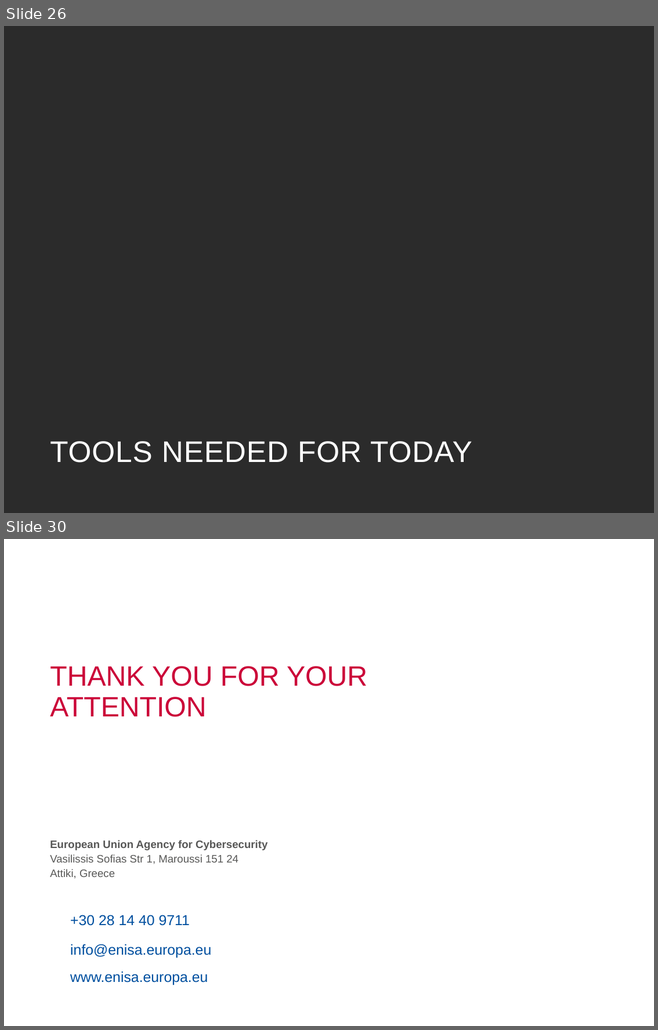
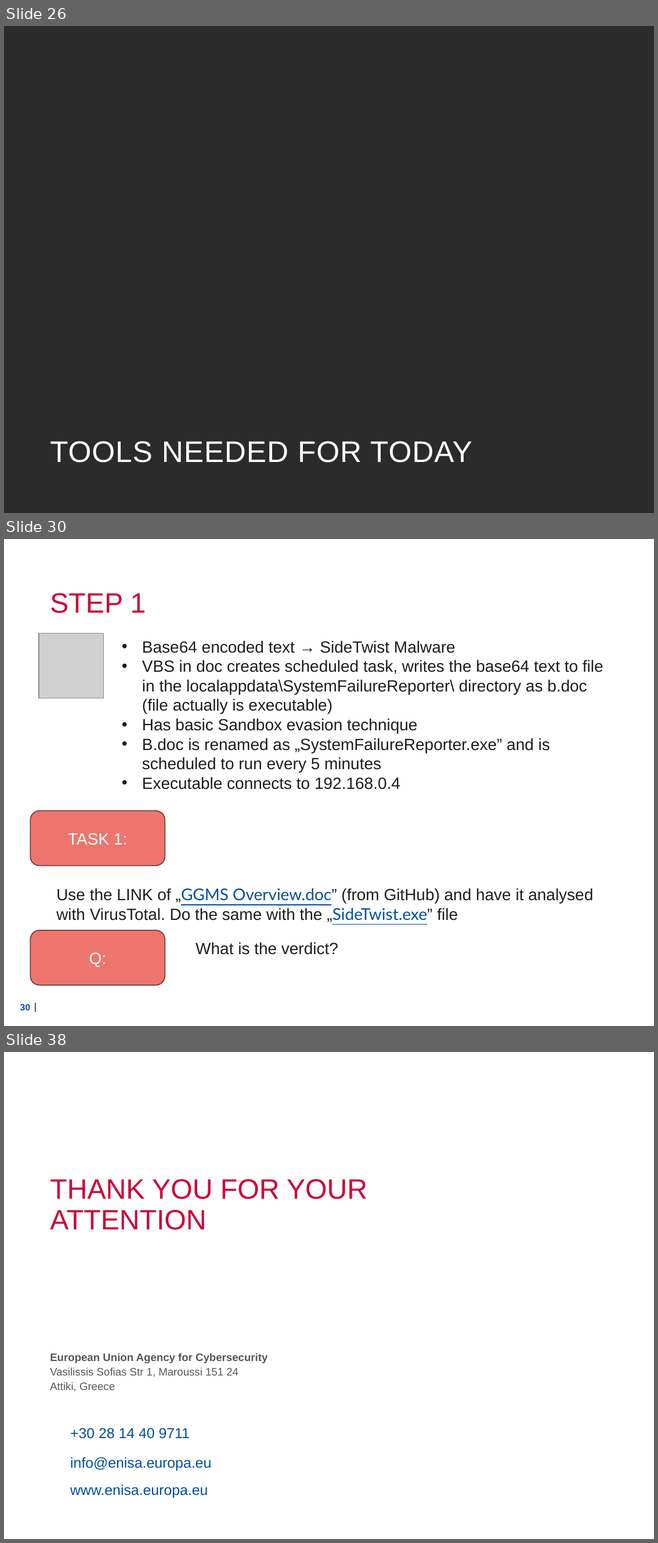
Before and after one commit to Lensver65/ESDC-BP, a slide deck: Cyber exercise.pptx. Shown one above the other, each under a label of ours: slides 26 and 30 before the commit, slides 26, 30 and 38 after it; the slides between them are not shown. The pictures are 658x1030 and 658x1543 pixels, drawn with LibreOffice and Linux fonts; fonts in the diff are those of the drawing; grey boxes stand for pictures; background and template pictures are left out; a plain dark background stands for a picture behind light text. Boxes give left, top, right and bottom in pixels: in the first picture for what was removed or moved away, otherwise in the second. Text is boxed around its words. In the diff, an @@ line names an element or a change of style, - is before the commit and + after.

```diff
--- a/Cyber exercise.pptx
+++ b/Cyber exercise.pptx
@@ slide 30 added at (x1=4, y1=539, x2=654, y2=1026), background picture (left out) @@
@@ title added at (x1=50, y1=593, x2=146, y2=613), 31 pt, text #CB0538 @@
+STEP 1
@@ picture added at (x1=39, y1=633, x2=104, y2=698) @@
@@ text added at (x1=142, y1=641, x2=603, y2=790), 18 pt, text #1D1D1B @@
+• Base64 encoded text → SideTwist Malware
+• VBS in doc creates scheduled task, writes the base64 text to file in the localappdata\SystemFailureReporter\ directory as b.doc (file actually is executable)
+• Has basic Sandbox evasion technique
+• B.doc is renamed as „SystemFailureReporter.exe” and is scheduled to run every 5 minutes
+• Executable connects to 192.168.0.4
@@ rounded rectangle added at (x1=30, y1=811, x2=165, y2=866), fill #EE756D, outline #683330 1 pt, 18 pt, text #FFFFFF @@
+TASK 1:
@@ text added at (x1=56, y1=888, x2=593, y2=922), 18 pt, text #1D1D1B @@
+Use the LINK of „GGMS Overview.doc” (from GitHub) and have it analysed with VirusTotal. Do the same with the „SideTwist.exe” file
@@ rounded rectangle added at (x1=30, y1=931, x2=165, y2=986), fill #EE756D, outline #683330 1 pt, 18 pt, text #FFFFFF @@
+Q:
@@ text added at (x1=195, y1=942, x2=338, y2=955), 18 pt, text #1D1D1B @@
+What is the verdict?
@@ page number added at (x1=20, y1=1004, x2=30, y2=1011), 10 pt, text #004F9F, bold @@
+30
@@ line added from (35, 1004) to (35, 1012), #575756 1 pt @@
@@ what was slide 30 is now slide 38 @@
```
Also in this commit, not shown: 1 slide changed, 9 other slides added, 2 slides removed, 2 other files.
